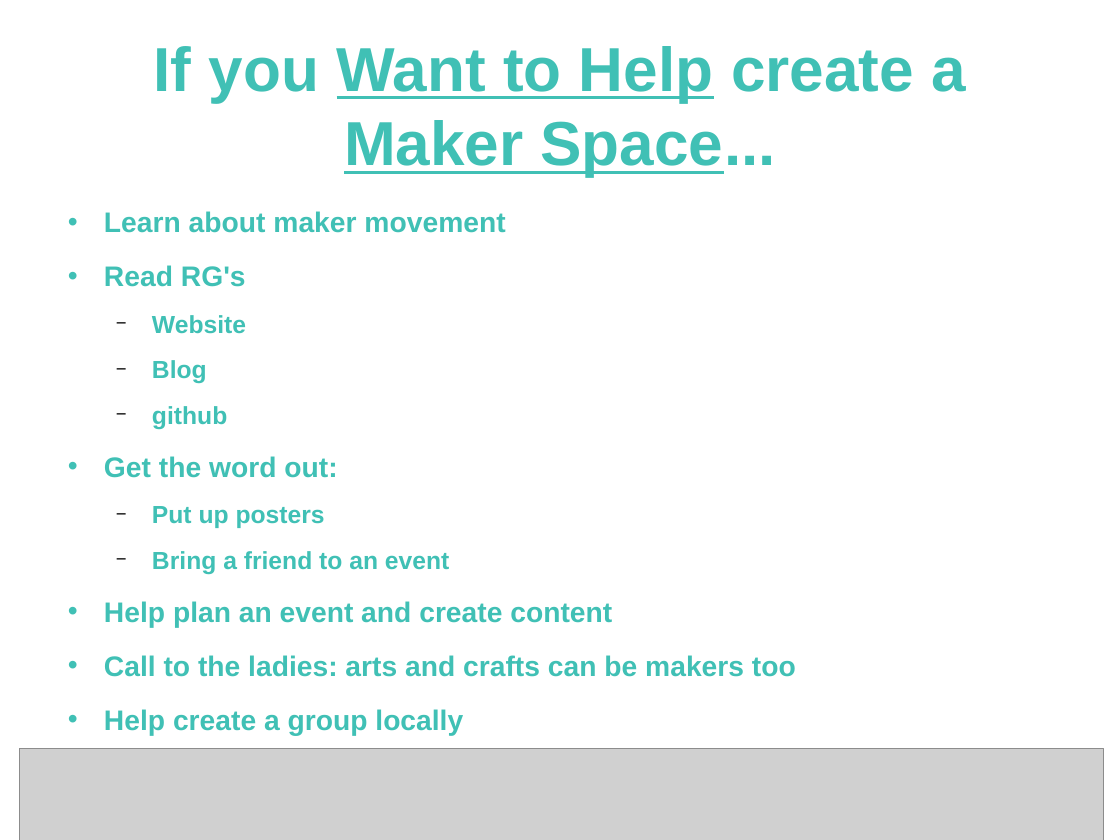
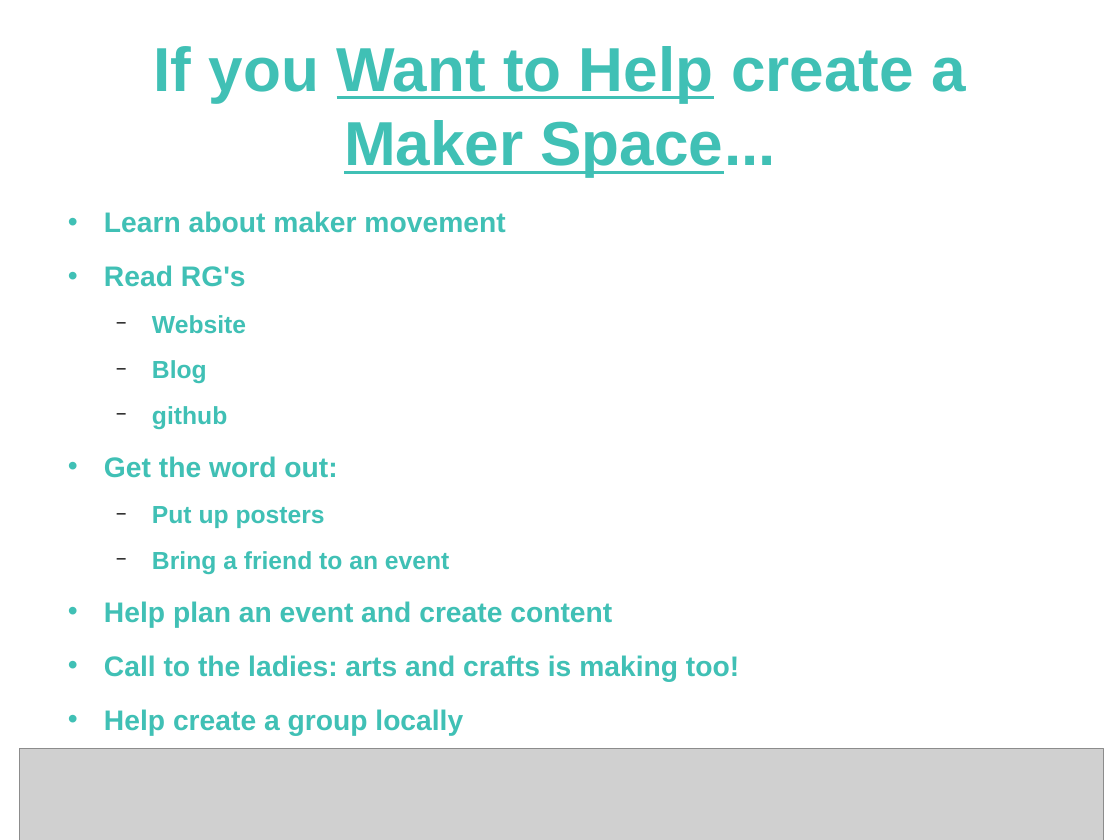
Before and after one commit to RobotGarden/3d_printing_intro, a slide deck: slide 5 of RobotGardenMakersAndYou.odp. Drawn at 1120x840 pixels with LibreOffice and Linux fonts; fonts in the diff are those of the drawing; grey boxes stand for pictures. Boxes give left, top, right and bottom in pixels: in the first picture for what was removed or moved away, otherwise in the second. Text is boxed around its words. In the diff, an @@ line names an element or a change of style, - is before the commit and + after.

Commit message:
Changes to various docs
cleaned up intro to 3d printing
cleaned up robot garden makers and you

```diff
--- a/RobotGardenMakersAndYou.odp
+++ b/RobotGardenMakersAndYou.odp
@@ text at [104,655,739,682]: text changed @@
-• Call to the ladies: arts and crafts can be makers too
+• Call to the ladies: arts and crafts is making too!
```
Also in this commit, not shown: 4 other slides changed, 3 other files.
